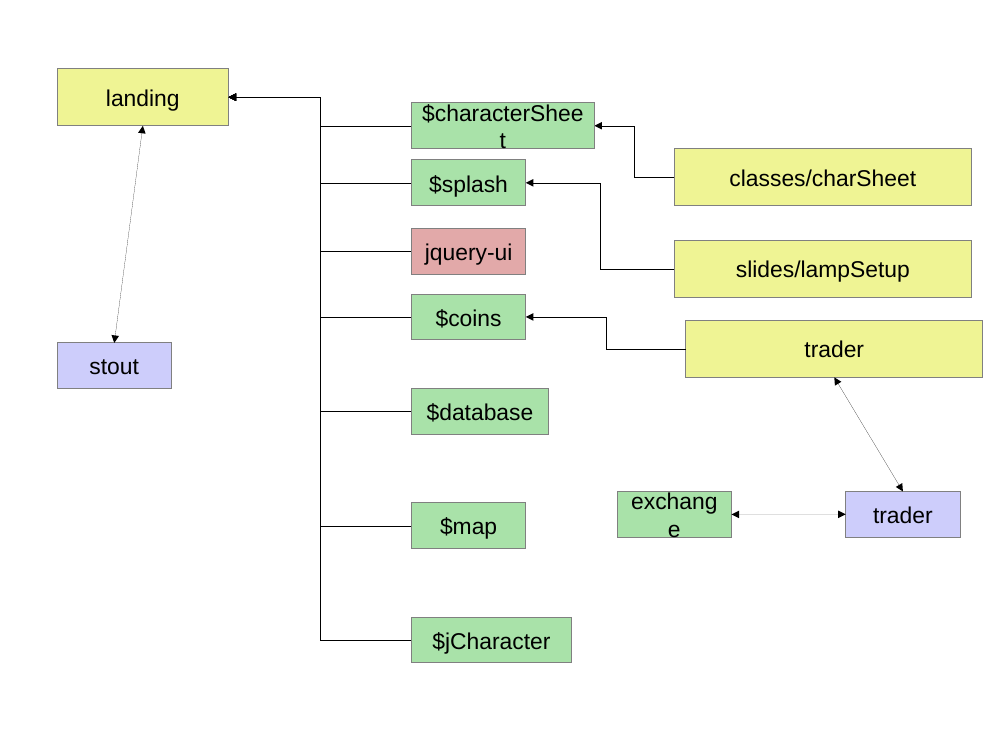
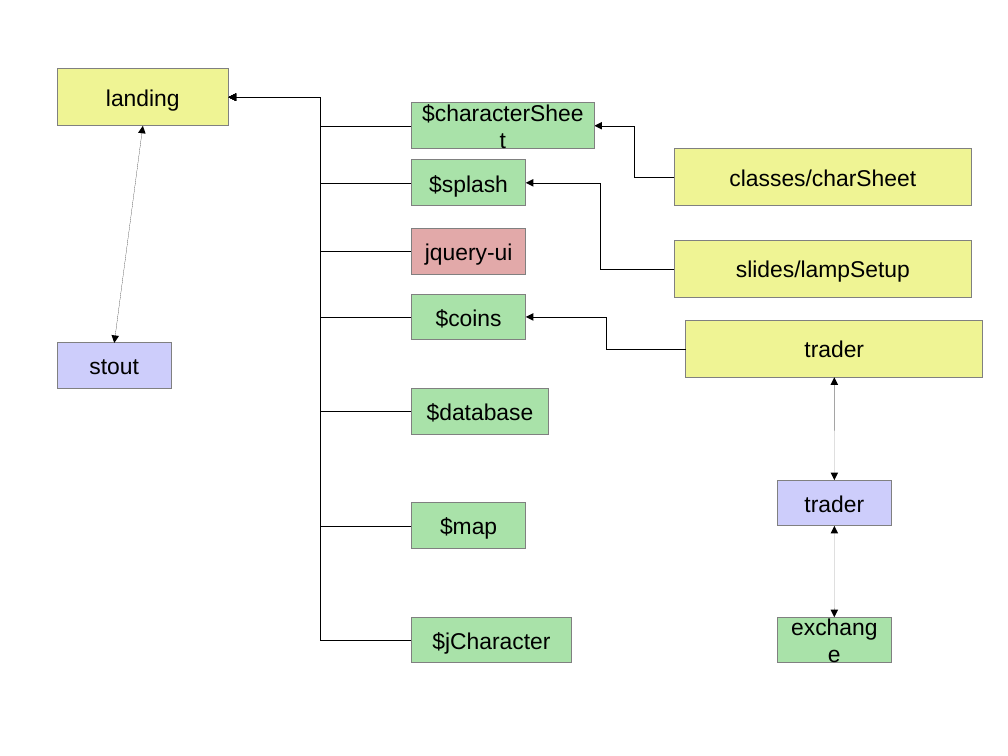
Before and after one commit to JamesLeB/Stout, a slide deck: slide 5 of documents/StoutLayout.odp. Drawn at 1008x756 pixels with LibreOffice and Linux fonts; fonts in the diff are those of the drawing. Boxes give left, top, right and bottom in pixels: in the first picture for what was removed or moved away, otherwise in the second. Text is boxed around its words. In the diff, an @@ line names an element or a change of style, - is before the commit and + after.

Commit message:
Update docs

```diff
--- a/documents/StoutLayout.odp
+++ b/documents/StoutLayout.odp
@@ double arrow moved from (834, 378) - (904, 491) to (834, 378) - (835, 480) @@
@@ rectangle "trader": place and size @@
-rectangle "trader" at [846,491,960,537]
+rectangle "trader" at [777,480,892,526]
@@ double arrow moved from (732, 515) - (846, 514) to (834, 617) - (835, 526) @@
@@ rectangle "exchange": place and size @@
-rectangle "exchange" at [617,491,732,537]
+rectangle "exchange" at [777,617,892,663]
```
